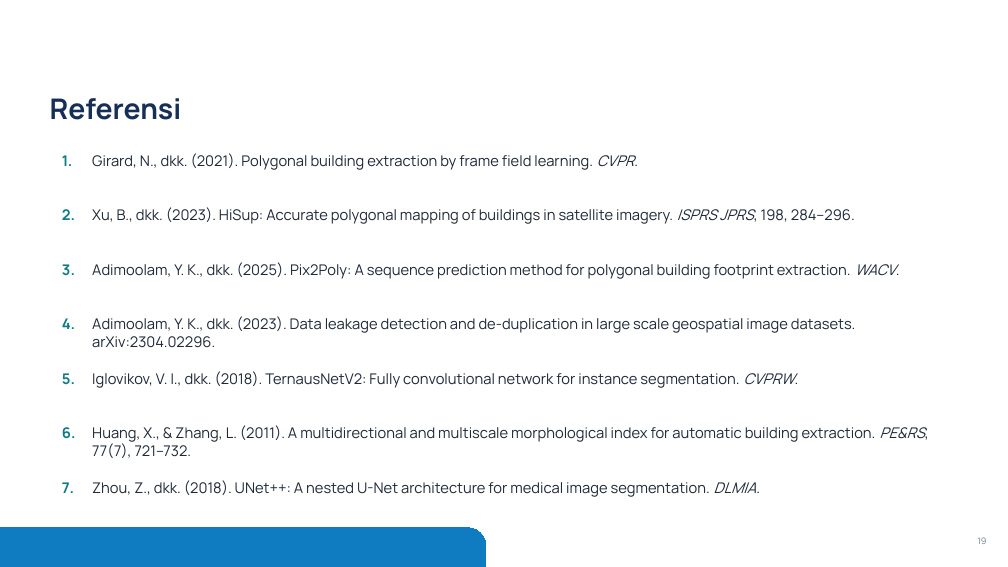
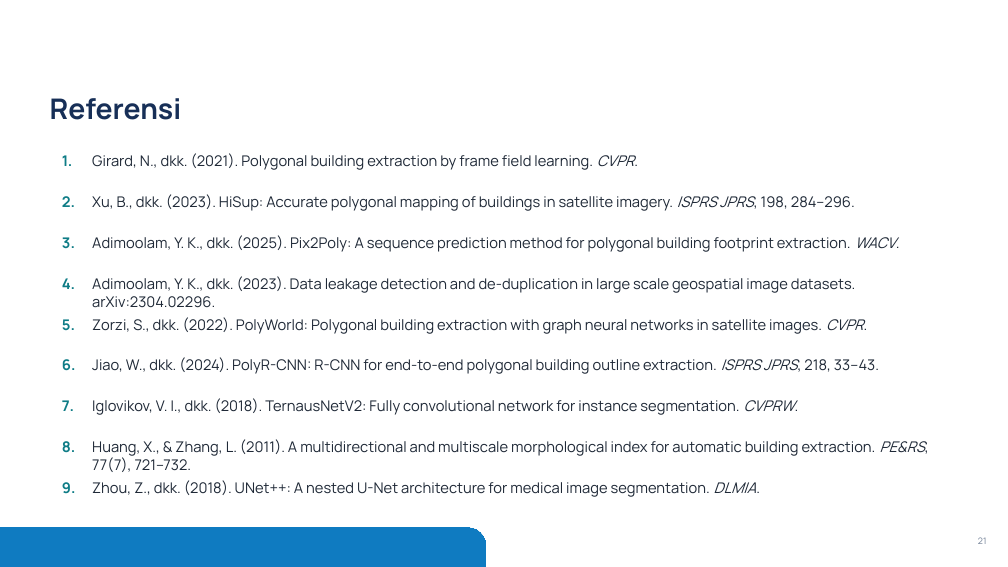
Before and after one commit to mahathirmuh/building-footprint-extraction, a slide deck: slide 21 of slides/densepoly.pptx (slide 19 before the commit). Drawn at 1008x567 pixels with LibreOffice and Linux fonts; fonts in the diff are those of the drawing; background and template pictures are left out. Boxes give left, top, right and bottom in pixels: in the first picture for what was removed or moved away, otherwise in the second. Text is boxed around its words. In the diff, an @@ line names an element or a change of style, - is before the commit and + after.

Commit message:
Add two slides: the state of the art and the classical image processing used in the pipeline
The state-of-the-art table quotes the numbers printed in the other papers through new NReported* macros
(configs/paper_numbers.yaml); the deck has 22 slides and the spoken script follows.

```diff
--- a/slides/densepoly.pptx
+++ b/slides/densepoly.pptx
@@ text "2.": place and size @@
-text "2." at (62, 209, 75, 220)
+text "2." at (62, 196, 75, 207)
@@ text "Xu, B., dkk. (2023). HiSup: ...": place and size @@
-text "Xu, B., dkk. (2023). HiSup: ..." at (92, 207, 855, 224)
+text "Xu, B., dkk. (2023). HiSup: ..." at (92, 194, 855, 211)
@@ text "3.": place and size @@
-text "3." at (62, 264, 75, 276)
+text "3." at (62, 237, 75, 249)
@@ text "Adimoolam, Y. K., dkk. (2025). ...": place and size @@
-text "Adimoolam, Y. K., dkk. (2025). ..." at (92, 262, 896, 279)
+text "Adimoolam, Y. K., dkk. (2025). ..." at (92, 235, 896, 252)
@@ text "4.": place and size @@
-text "4." at (62, 318, 75, 329)
+text "4." at (62, 278, 75, 289)
@@ text "Adimoolam, Y. K., dkk. (2023). ...": place and size @@
-text "Adimoolam, Y. K., dkk. (2023). ..." at (92, 316, 856, 348)
+text "Adimoolam, Y. K., dkk. (2023). ..." at (92, 276, 856, 308)
@@ text "5.": place and size @@
-text "5." at (62, 373, 75, 385)
+text "5." at (62, 319, 75, 331)
@@ text added at (92, 317, 863, 334), 14 pt, text #1F2937 @@
+Zorzi, S., dkk. (2022). PolyWorld: Polygonal building extraction with graph neural networks in satellite images. CVPR.
@@ text "6.": place and size @@
-text "6." at (62, 427, 76, 439)
+text "6." at (62, 359, 76, 371)
@@ text added at (92, 357, 879, 374), 14 pt, text #1F2937 @@
+Jiao, W., dkk. (2024). PolyR-CNN: R-CNN for end-to-end polygonal building outline extraction. ISPRS JPRS, 218, 33–43.
@@ text "7.": place and size @@
-text "7." at (62, 482, 74, 493)
+text "7." at (62, 400, 74, 411)
@@ text "Iglovikov, V. I., dkk. (2018). ...": place and size @@
-text "Iglovikov, V. I., dkk. (2018). ..." at (92, 371, 795, 388)
+text "Iglovikov, V. I., dkk. (2018). ..." at (92, 398, 795, 415)
@@ text added at (62, 441, 75, 453), 14 pt, text #0E7C86, bold @@
+8.
@@ text "Huang, X., & Zhang, L. ...": place and size @@
-text "Huang, X., & Zhang, L. ..." at (92, 425, 925, 458)
+text "Huang, X., & Zhang, L. ..." at (92, 439, 925, 472)
@@ text added at (62, 482, 76, 494), 14 pt, text #0E7C86, bold @@
+9.
@@ page number at (978, 537, 987, 544): text changed @@
-19
+21
```
Also in this commit, not shown: 2 slides added, 8 other files.
